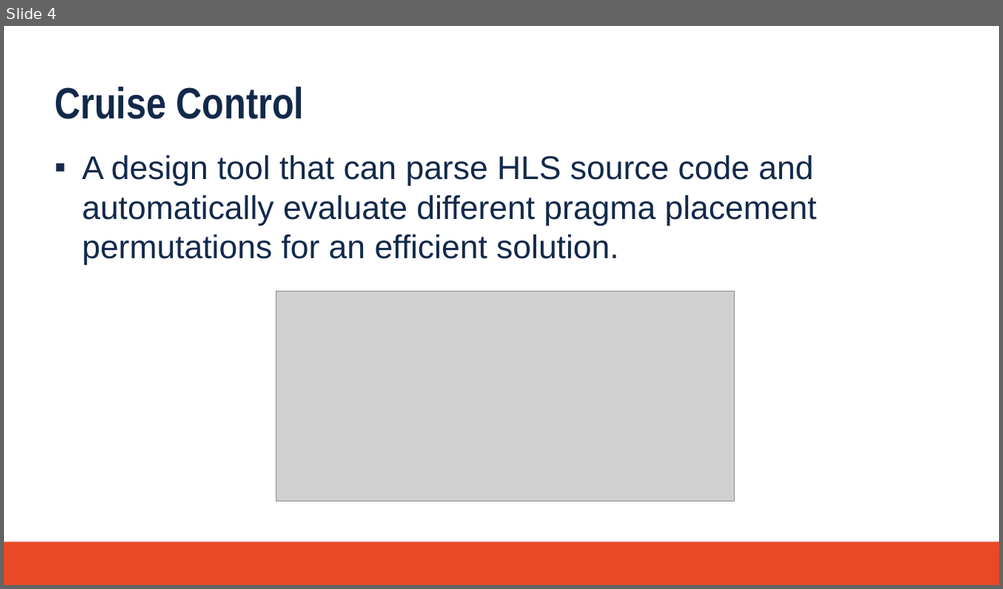
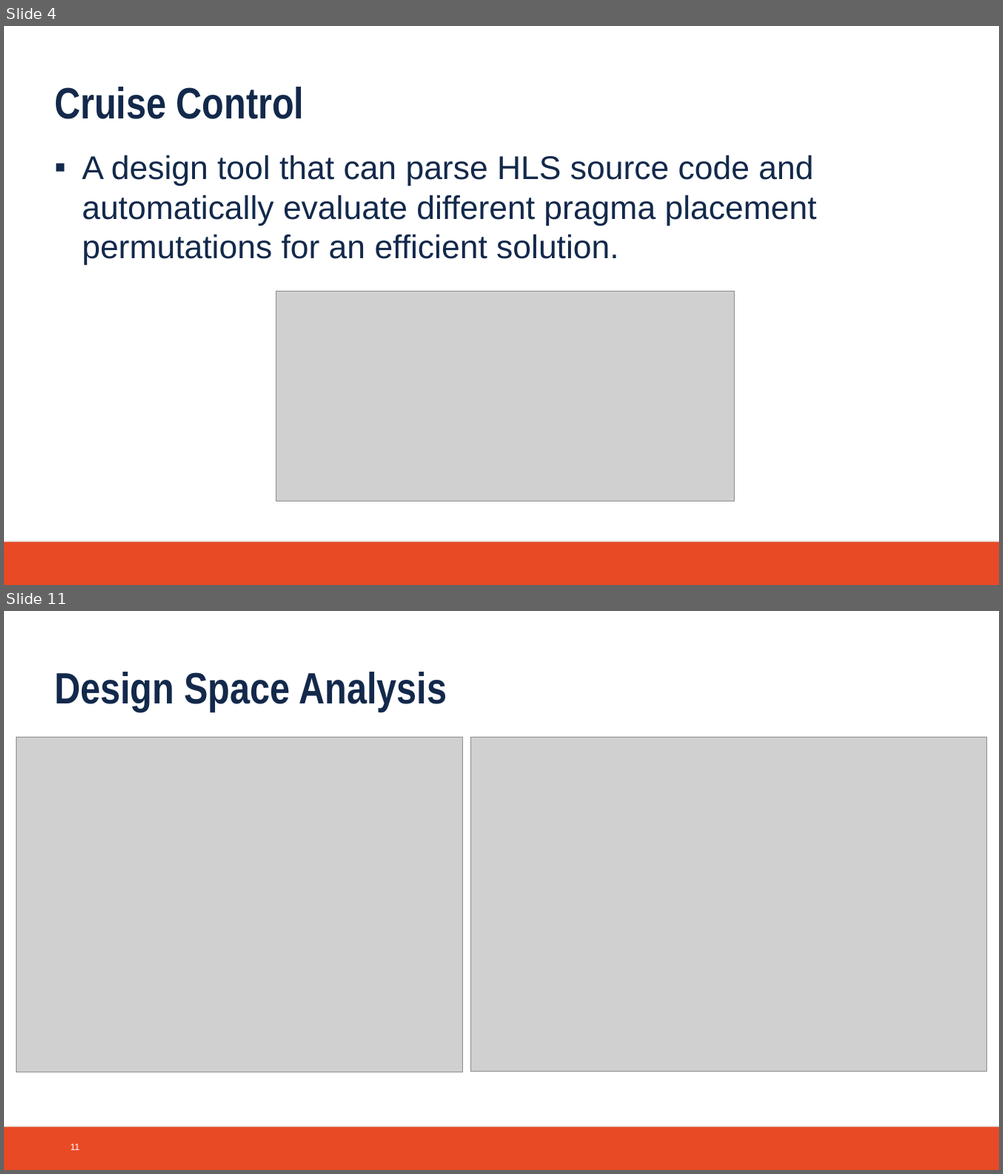
Before and after one commit to atsmith3/CruiseControl, a slide deck: Documentation/final_presentation.pptx. Shown one above the other, each under a label of ours: slide 4 before the commit, slides 4 and 11 after it; the slides between them are not shown. The pictures are 1003x589 and 1003x1174 pixels, drawn with LibreOffice and Linux fonts; fonts in the diff are those of the drawing; grey boxes stand for pictures; background and template pictures are left out. Boxes give left, top, right and bottom in pixels: in the first picture for what was removed or moved away, otherwise in the second. Text is boxed around its words. In the diff, an @@ line names an element or a change of style, - is before the commit and + after.

```diff
--- a/Documentation/final_presentation.pptx
+++ b/Documentation/final_presentation.pptx
@@ slide 11 added at (4, 611, 999, 1170), background #FFFFFF; not listed: 1 template element that a slide beside it also shows @@
@@ text added at (54, 672, 447, 712), 48 pt, text #13294B, bold @@
+Design Space Analysis
@@ picture added at (17, 738, 463, 1072) @@
@@ picture added at (471, 738, 987, 1072) @@
@@ page number added at (71, 1144, 80, 1150), 10 pt, text #FFFFFF @@
+11
```
Also in this commit, not shown: 8 slides changed, 2 other slides added.
